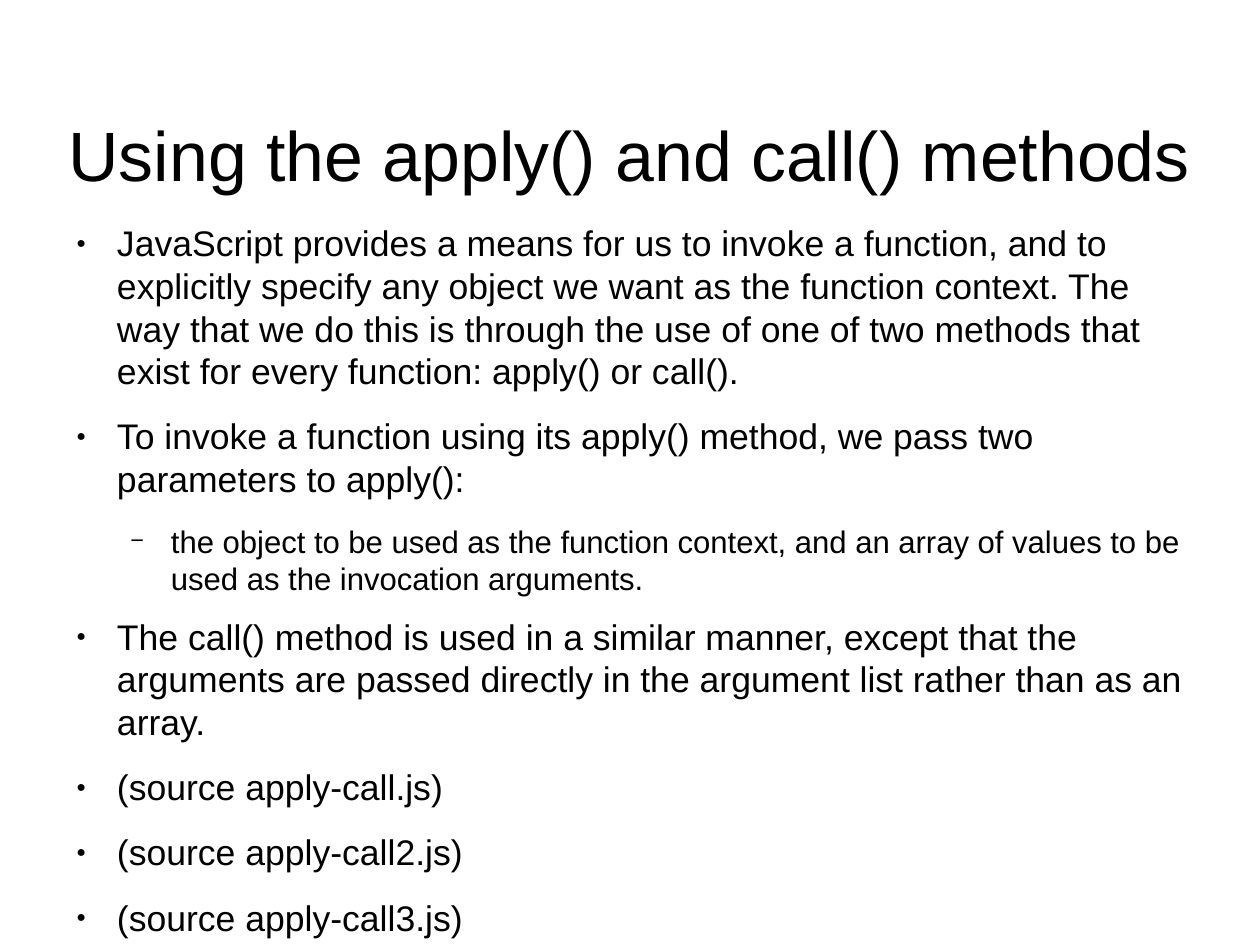
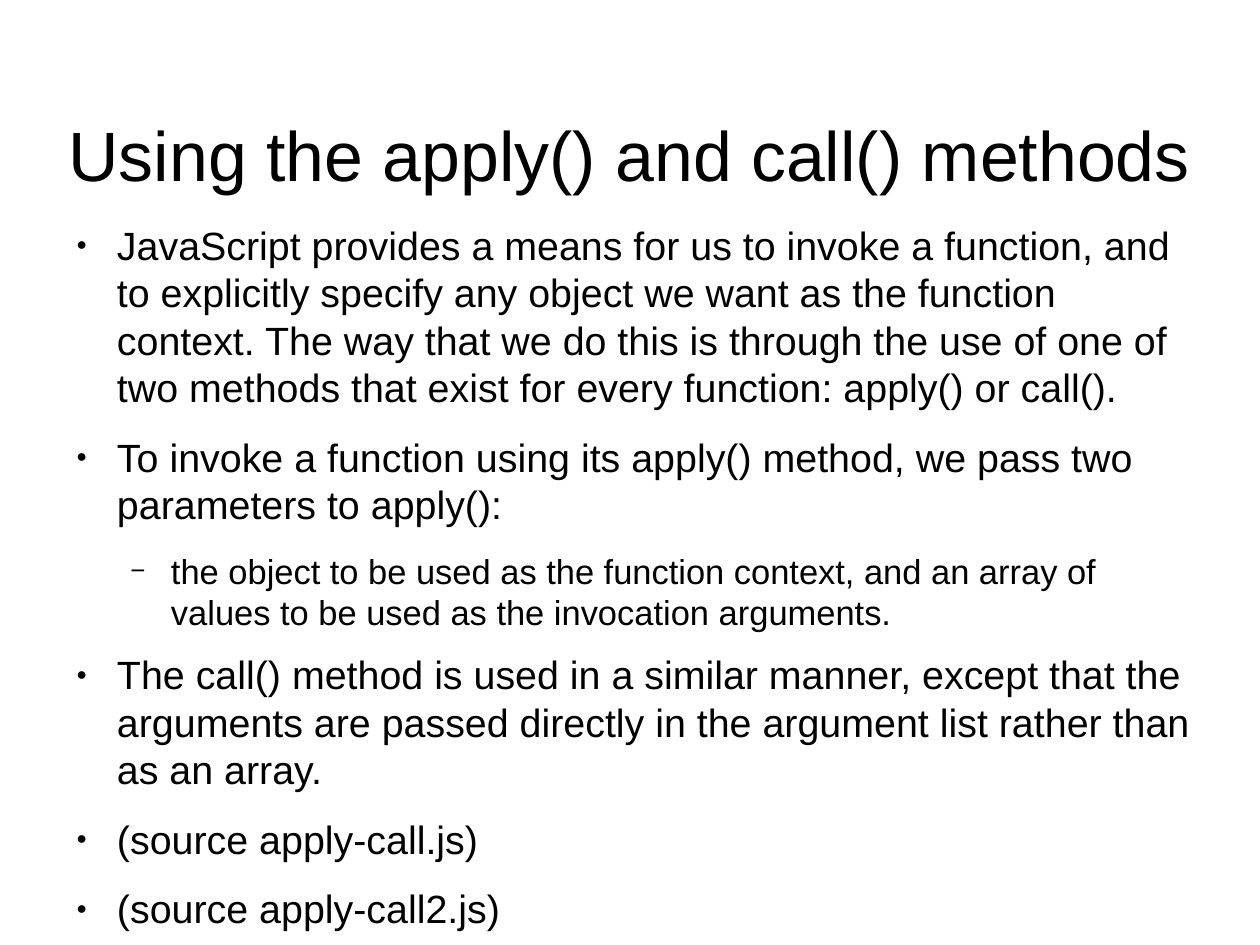
Before and after one commit to tomafc330/presentations, a slide deck: slide 13 of advanced-javascript/presentation.odp. Drawn at 1260x945 pixels with LibreOffice and Linux fonts; fonts in the diff are those of the drawing. Boxes give left, top, right and bottom in pixels: in the first picture for what was removed or moved away, otherwise in the second. Text is boxed around its words. In the diff, an @@ line names an element or a change of style, - is before the commit and + after.

```diff
--- a/advanced-javascript/presentation.odp
+++ b/advanced-javascript/presentation.odp
@@ text "JavaScript provides a means for ..." at [117, 231, 1190, 785]: size 22.4 to 24.8 pt in "JavaScript provides a means for us to ...", "To invoke a function using its apply() ...", "The call() method is used in a ...", "(source apply-call.js)" and 1 more places; size 19.6 to 21.7 pt in "the object to be used as the ..." @@
@@ text at [117, 905, 462, 938]: paragraph removed @@
-● (source apply-call3.js)
```
Also in this commit, not shown: 8 other slides changed, 8 other files.
